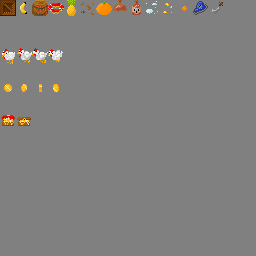
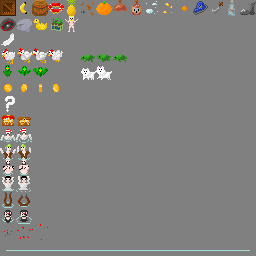
Revision of a layered 256×256 image; what changed, layer by layer:
added group "cat_anim_1_grp" with 2 layers above "doll" over (x1=81, y1=66, x2=112, y2=80)
added layer "cat_anim_2" in group "cat_anim_1_grp" over (x1=96, y1=66, x2=112, y2=80)
added group "turtle_anim_1_grp" with 3 layers above "beersixpack" over (x1=80, y1=54, x2=127, y2=62)
added group "blood_explosion_anim_1" (1st of 2) with 3 layers above "water_color" over (x1=4, y1=224, x2=48, y2=240)
added layer "blood_explosion_anim_3" in group "blood_explosion_anim_1" over (x1=32, y1=224, x2=48, y2=240)
added layer "water_color" above "seeman_anim_6" over (x1=6, y1=250, x2=250, y2=251)
added group "seeman_anim_6" with 2 layers above "seeman_anim_5" over (x1=0, y1=128, x2=32, y2=143)
added layer "seeman_anim_2" (1st of 6, in "seeman_anim_6") in group "seeman_anim_6" over (x1=0, y1=128, x2=32, y2=143)
added group "seeman_anim_5" with 2 layers above "seeman_anim_4_grp" over (x1=2, y1=210, x2=32, y2=224)
added layer "seeman_anim_2" (2nd of 6, in "seeman_anim_5") in group "seeman_anim_5" over (x1=9, y1=210, x2=32, y2=224)
added group "seeman_anim_4_grp" with 2 layers above "seeman_anim_3_grp" over (x1=2, y1=192, x2=30, y2=208)
added group "seeman_anim_3_grp" with 2 layers above "seeman_anim_2_grp" over (x1=2, y1=176, x2=31, y2=192)
added layer "seeman_anim_2" (4th of 6, in "seeman_anim_3_grp") in group "seeman_anim_3_grp" over (x1=16, y1=176, x2=31, y2=192)
added group "seeman_anim_2_grp" with 2 layers above "seeman_anim_1_grp" over (x1=3, y1=160, x2=29, y2=176)
added group "seeman_anim_1_grp" with 2 layers above "Papagai_anim_1_grp" over (x1=0, y1=144, x2=31, y2=160)
added layer "seeman_anim_2" (6th of 6, in "seeman_anim_1_grp") in group "seeman_anim_1_grp" over (x1=17, y1=144, x2=31, y2=160)
added layer "seeman_anim_1" (6th of 6, in "seeman_anim_1_grp") in group "seeman_anim_1_grp" over (x1=0, y1=144, x2=16, y2=160)
…and 26 more changes (25 added, 1 painted)
